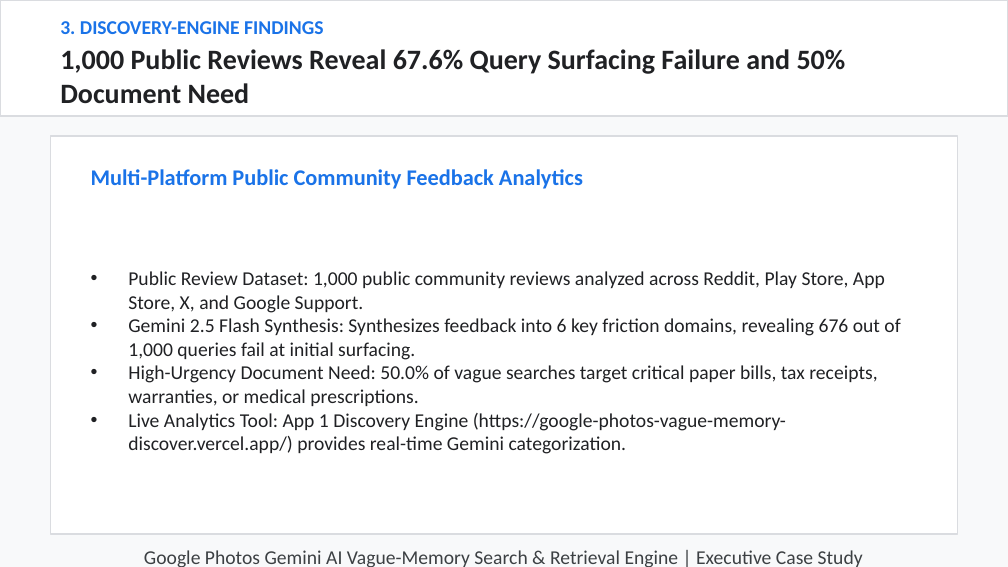
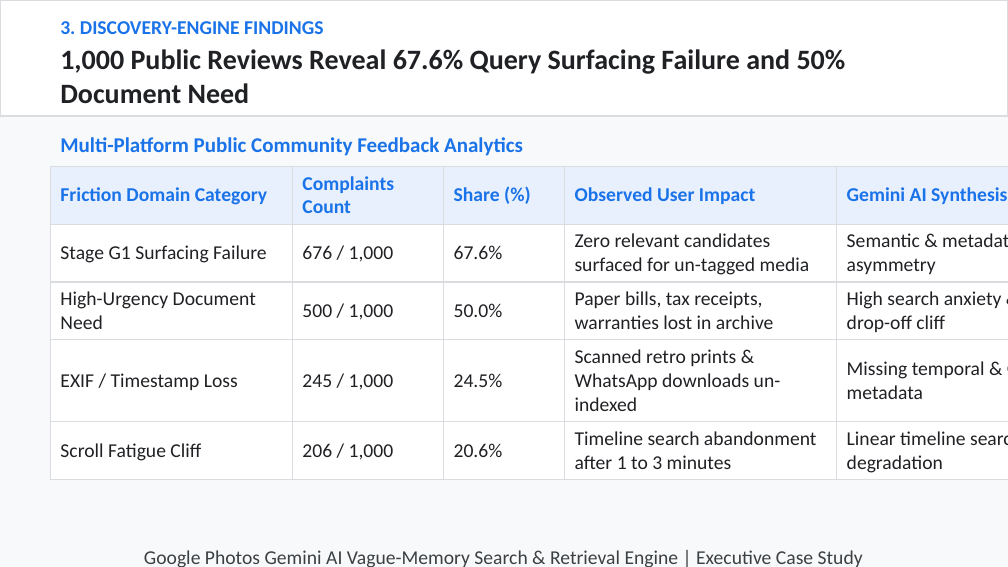
Before and after one commit to hatakekakashi05/google-photos-vague-memory-, a slide deck: slide 3 of output/NL_GooglePhotos.pptx. Drawn at 1008x567 pixels with LibreOffice and Linux fonts; fonts in the diff are those of the drawing. Boxes give left, top, right and bottom in pixels: in the first picture for what was removed or moved away, otherwise in the second. Text is boxed around its words. In the diff, an @@ line names an element or a change of style, - is before the commit and + after.

Commit message:
Generate heavy data-table driven 10-slide presentation deck NL_GooglePhotos.pptx

```diff
--- a/output/NL_GooglePhotos.pptx
+++ b/output/NL_GooglePhotos.pptx
@@ text "Multi-Platform Public Community Feedback Analytics": place and size @@
-text "Multi-Platform Public Community Feedback Analytics" at (91,169,583,189)
+text "Multi-Platform Public Community Feedback Analytics" at (60,137,523,156)
@@ text "Multi-Platform Public Community Feedback Analytics" at (60,137,523,156): size 16 to 15 pt @@
@@ rectangle removed at (50,136,958,534) @@
@@ table added at (50,166,1008,477), 5 rows, 5 columns @@
+Friction Domain Category | Complaints Count | Share (%) | Observed User Impact | Gemini AI Synthesis
+Stage G1 Surfacing Failure | 676 / 1,000 | 67.6% | Zero relevant candidates surfaced for un-tagged media | Semantic & metadata asymmetry
+High-Urgency Document Need | 500 / 1,000 | 50.0% | Paper bills, tax receipts, warranties lost in archive | High search anxiety & drop-off cliff
+EXIF / Timestamp Loss | 245 / 1,000 | 24.5% | Scanned retro prints & WhatsApp downloads un-indexed | Missing temporal & GPS metadata
+Scroll Fatigue Cliff | 206 / 1,000 | 20.6% | Timeline search abandonment after 1 to 3 minutes | Linear timeline search degradation
@@ text removed at (128,271,900,454) @@
-• Public Review Dataset: 1,000 public community reviews analyzed across Reddit, Play Store, App Store, X, and Google Support.
-• Gemini 2.5 Flash Synthesis: Synthesizes feedback into 6 key friction domains, revealing 676 out of 1,000 queries fail at initial surfacing.
-• High-Urgency Document Need: 50.0% of vague searches target critical paper bills, tax receipts, warranties, or medical prescriptions.
-• Live Analytics Tool: App 1 Discovery Engine (https://google-photos-vague-memory-discover.vercel.app/) provides real-time Gemini categorization.
```
Also in this commit, not shown: 8 other slides changed, 1 slide added, 1 slide removed, 2 other files.
